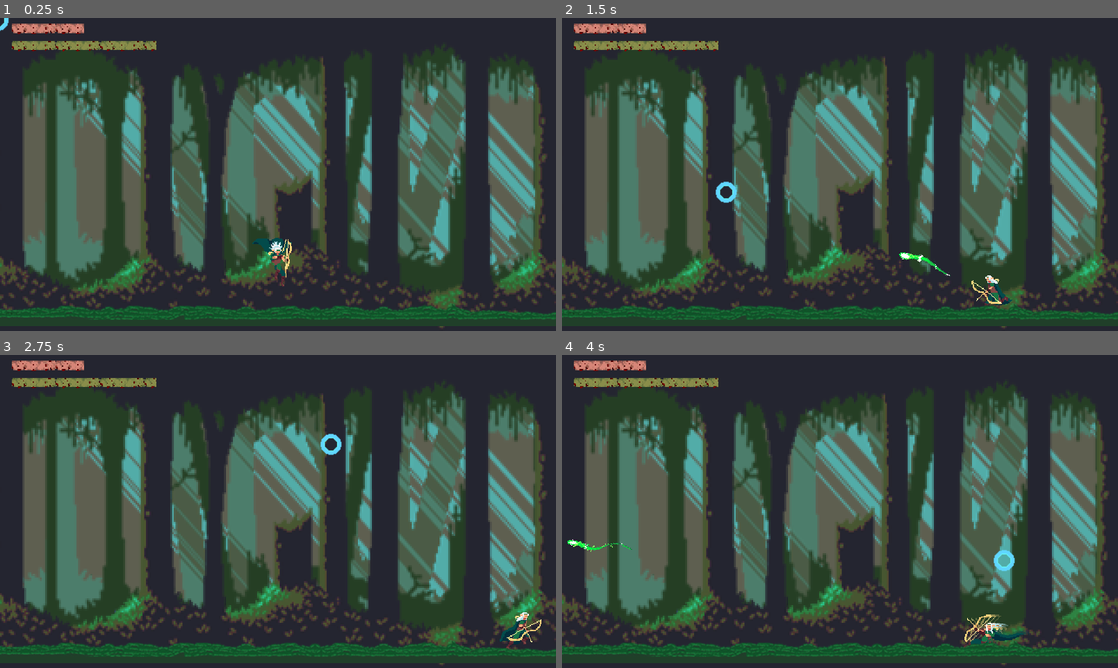
Above: before the commit, frames 1-4 (two rows, left to right).
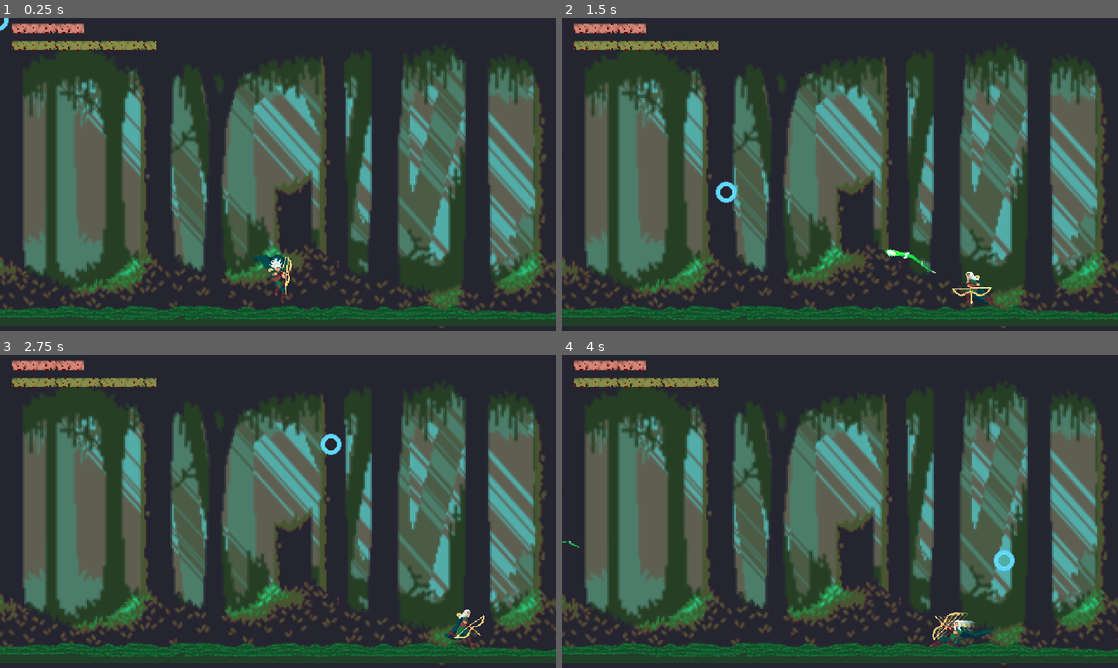
Above: after the commit, the same moments.

Repository: dcrespo3d/GGJ2023
Game: Godot game, scene res://EscenaMain.tscn
Same seed, same stepped clock (60 frames per second), same inputs: the game is played once before the commit and once after it.
Inputs (mouse positions are in pixels of both pictures, inside the frame that each line leads up to):
- Up to frame 1 (0.25 s): no input
- Up to frame 2 (1.5 s): move the mouse to (962, 158) at 0.52 s; hold Right (ui_right) 0.53-1.28 s; tap Space (dash_key) at 0.6 s; move the mouse to (728, 190) at 1.27 s; hold Left (ui_left) from 1.28 s (still down); click (728, 190) at 1.35 s
- Up to frame 3 (2.75 s): move the mouse to (333, 442) at 2.02 s; release Left (ui_left) at 2.03 s; hold Right (ui_right) from 2.03 s (still down); tap Space (dash_key) at 2.1 s
- Up to frame 4 (4 s): move the mouse to (812, 574) at 2.77 s; release Right (ui_right) at 2.78 s; hold Up (ui_up) 2.78-3.53 s; click (812, 574) at 2.85 s; move the mouse to (1006, 558) at 3.52 s; hold Left (ui_left) from 3.53 s (still down); tap Space (dash_key) at 3.6 s

The runs differ from the first frame. In frame 1, 0.7% of the frame differs, in the area x 45-53%, y 70-92%; in frame 2, 0.7%; in frame 3, 0.6%; in frame 4, 1.0%, in the area x 0-84%, y 58-94%.

Commit message:
Updates
Updates

Diff:
--- a/EscenaMain.tscn
+++ b/EscenaMain.tscn
@@ -68,7 +68,7 @@
 mindashduration = 20
 
 [node name="Gea" parent="Viewport" instance=ExtResource( 9 )]
-position = Vector2( -227.333, 342.667 )
+position = Vector2( -229, 340 )
 maxHealth = 500
 currentHealth = 500
 
--- a/Player.tscn
+++ b/Player.tscn
@@ -10,12 +10,17 @@
 [node name="Player" type="KinematicBody2D"]
 script = ExtResource( 88 )
 Projectile = ExtResource( 2 )
+walkspeed = 500
+jumpspeed = -900
+fallacc = 3000
+dashspeed = 10500
+dashduration = 45
 
 [node name="AnimatedSprite" type="AnimatedSprite" parent="."]
 position = Vector2( 0, -30 )
 frames = ExtResource( 1 )
 animation = "Charge"
-frame = 2
+frame = 4
 speed_scale = 3.0
 playing = true
 
